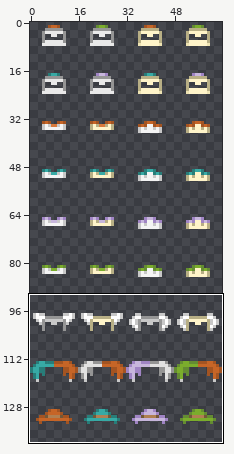
Edited in one commit: sprite sheet (Untitled Shared/Assets.xcassets/_Game/Tileset/headTileset.imageset/headTileset.png). The picture above shows the old version from afar; the outline marks the close-up.
Close-up. First the earlier version:
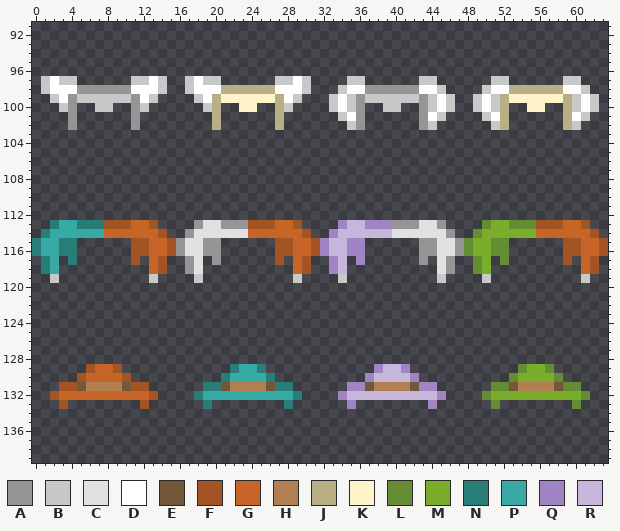
The file is 64x144 pixels. Colours within 5 levels of each other are drawn and written as one. Shown: x 0..63, y 91..139. The wide view leaves out empty margins. The commit also changed other parts of the picture, which this record leaves out.
Palette (. is transparent): A #959595  B #c8c8c8  C #e1e1e1  D #ffffff  E #725839  F #a35422  G #c66527  H #b08052  J #b8af85  K #fff4c9  L #648c32  M #7bad2c  N #287d79  P #37aaa5  Q #a084c4  R #c7b6dc
After:
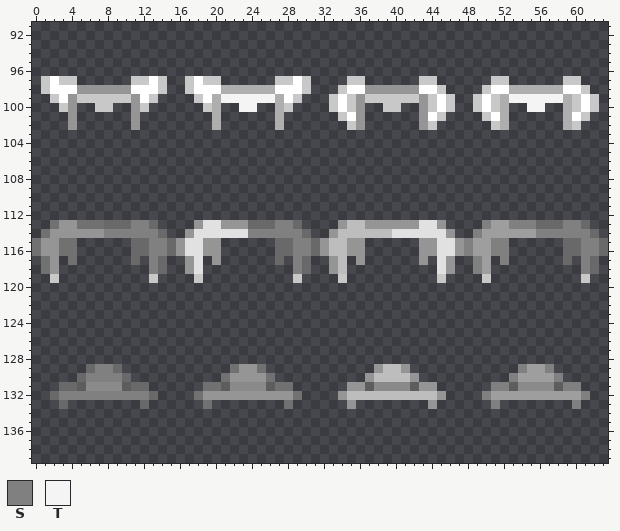
Colours new in this view: S #808080  T #f4f4f4
What changed:
Colour E changes from #725839 to #5d5d5d.
Colour F changes from #a35422 to #696969.
Colour H changes from #b08052 to #8a8a8a.
Colour J changes from #b8af85 to #aeaeae.
Colour M changes from #7bad2c to #9e9e9e.
Colour N changes from #287d79 to #717171.
Colour R changes from #c7b6dc to #bdbdbd.
Colour A replaces colour P in row 113 at x 3 to 4; in row 114 at x 2 to 7; in rows 115 to 116 at x 1 to 2; in rows 117 to 118 at x 2; in row 129 at x 23 to 24; in row 130 at x 22 to 25.
Colour A replaces colour P in row 132 at x 19 to 28.
Colour A replaces colour Q in row 113 at x 34 and 37 to 39; in row 114 at x 33; in rows 115 to 116 at x 32 and 35 to 36; in row 117 at x 33 and 36; in row 118 at x 33; in row 129 at x 38 and 41.
Colour A replaces colour Q in row 130 at x 37 and 42; in row 131 at x 35 to 36 and 43 to 44; in row 132 at x 34 and 45; in row 133 at x 35 and 44.
Colour S replaces colour G in row 113 at x 11 to 12, 27 to 28 and 59 to 60; in row 114 at x 8 to 13, 24 to 29 and 56 to 61; in rows 115 to 116 at x 13 to 14, 29 to 30 and 61 to 62; in rows 117 to 118 at x 13, 29 and 61; in row 129 at x 7 to 8; in row 130 at x 6 to 9.
Colour S replaces colour G in row 132 at x 3 to 12.
Colour S replaces colour L in row 113 at x 50 and 53 to 55; in row 114 at x 49; in rows 115 to 116 at x 48 and 51 to 52; in row 117 at x 49 and 52; in row 118 at x 49; in row 129 at x 54 and 57.
Colour S replaces colour L in row 130 at x 53 and 58; in row 131 at x 51 to 52 and 59 to 60; in row 132 at x 50 and 61; in row 133 at x 51 and 60.
Colour T replaces colour K in row 99 at x 21 to 26 and 53 to 58; in row 100 at x 23 to 24 and 55 to 56.
Boxes around the changes in both close-ups, in picture pixels (x1, y1, x2, y2):
changed: (212, 85, 284, 130)
changed: (500, 85, 572, 130)
changed: (32, 220, 176, 274)
changed: (248, 220, 392, 274)
changed: (464, 220, 608, 274)
changed: (50, 364, 158, 409)
changed: (194, 364, 302, 409)
changed: (338, 364, 590, 409)
